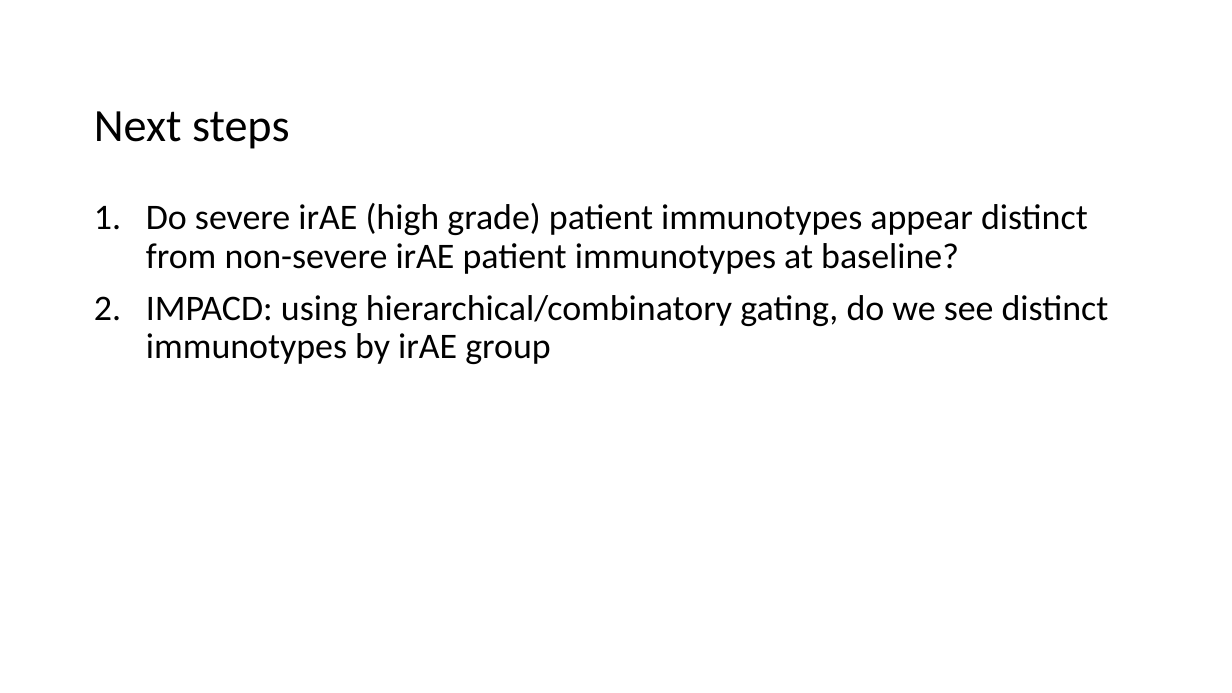
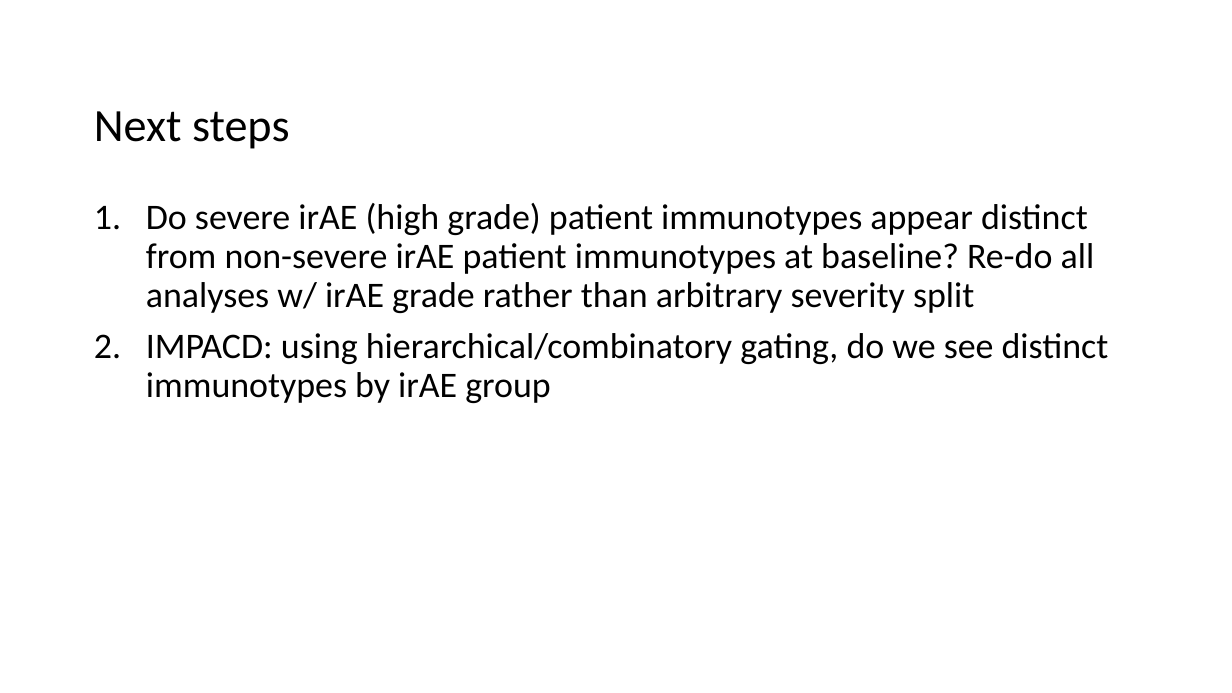
Before and after one commit to tybottorff/bottorffdocs, a slide deck: slide 10 of presentations/NCI_talks/2024_10_23.pptx. Drawn at 1232x693 pixels with LibreOffice and Linux fonts; fonts in the diff are those of the drawing. Boxes give left, top, right and bottom in pixels: in the first picture for what was removed or moved away, otherwise in the second. Text is boxed around its words. In the diff, an @@ line names an element or a change of style, - is before the commit and + after.

```diff
--- a/presentations/NCI_talks/2024_10_23.pptx
+++ b/presentations/NCI_talks/2024_10_23.pptx
@@ text at (146, 203, 1095, 313): text changed @@
-1. Do severe irAE (high grade) patient immunotypes appear distinct from non-severe irAE patient immunotypes at baseline?
+1. Do severe irAE (high grade) patient immunotypes appear distinct from non-severe irAE patient immunotypes at baseline? Re-do all analyses w/ irAE grade rather than arbitrary severity split
```
Also in this commit, not shown: 1 other slide changed.
